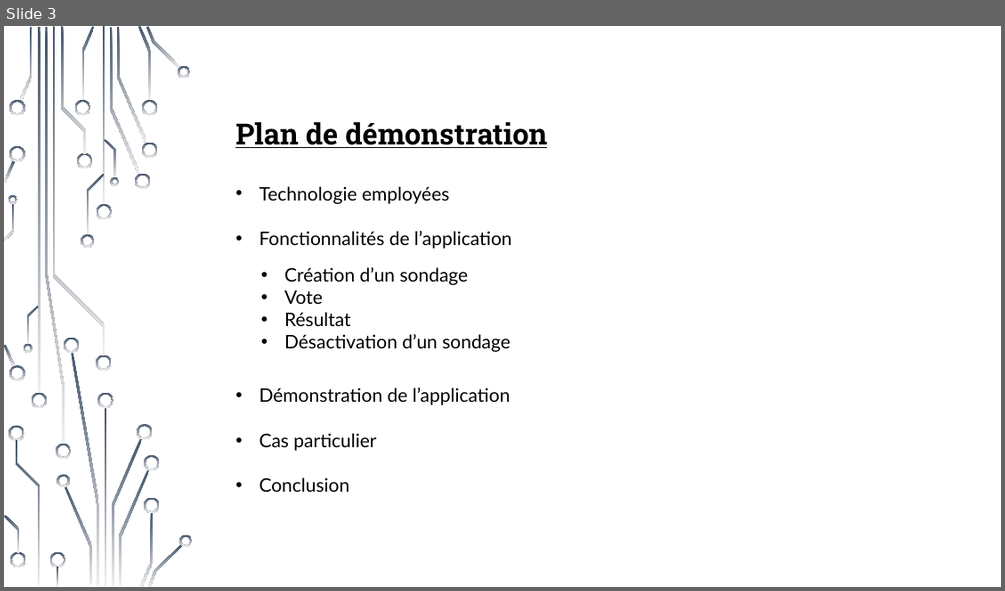
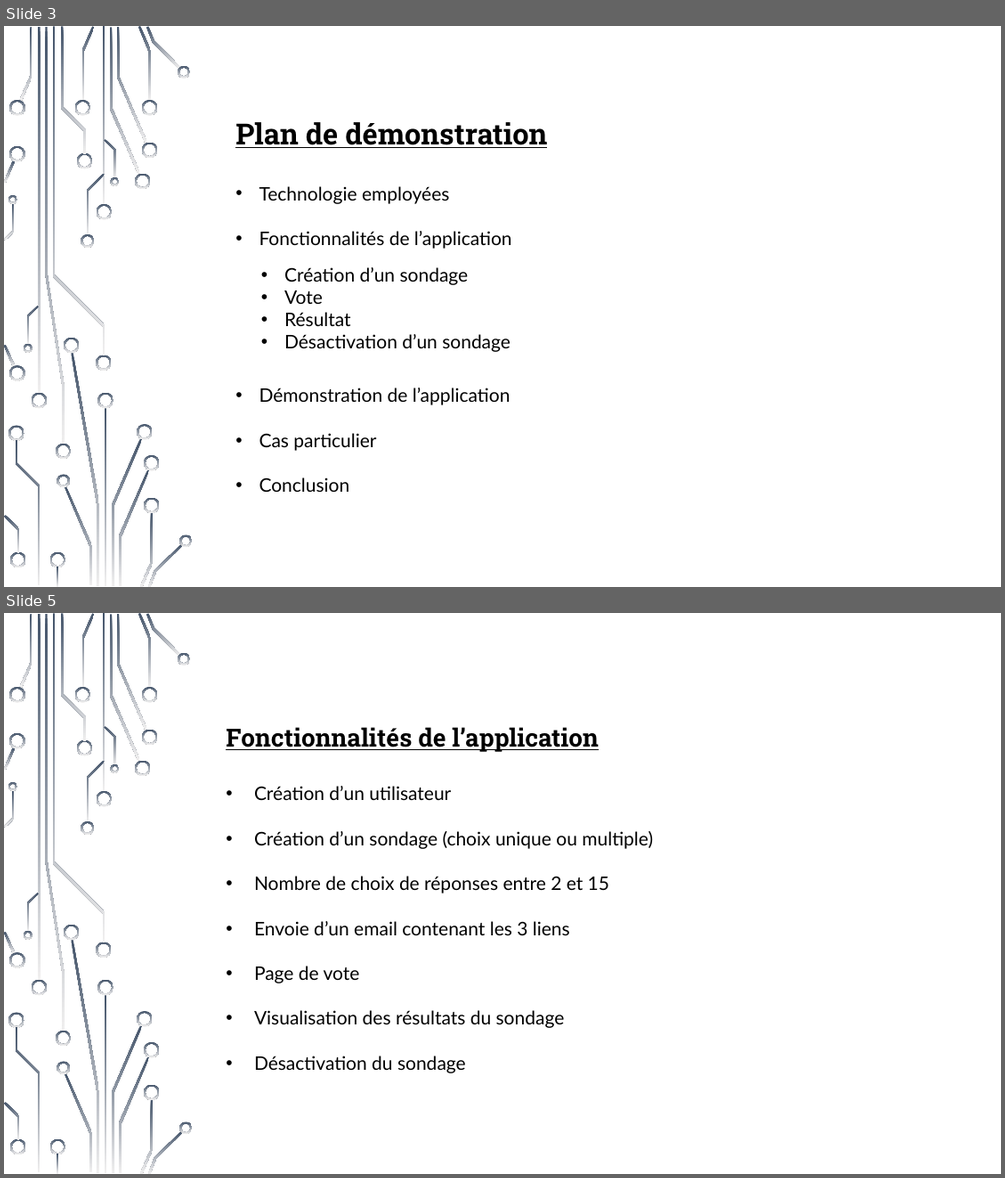
Before and after one commit to Holyz1988/PROJET1-ASP.NET, a slide deck: Présentation_demo_projet.pptx. Shown one above the other, each under a label of ours: slide 3 before the commit, slides 3 and 5 after it; the slides between them are not shown. The pictures are 1005x591 and 1005x1178 pixels, drawn with LibreOffice and Linux fonts; fonts in the diff are those of the drawing; background and template pictures are left out. Boxes give left, top, right and bottom in pixels: in the first picture for what was removed or moved away, otherwise in the second. Text is boxed around its words. In the diff, an @@ line names an element or a change of style, - is before the commit and + after.

```diff
--- a/Présentation_demo_projet.pptx
+++ b/Présentation_demo_projet.pptx
@@ slide 5 added at bbox=[4, 613, 1001, 1174], background picture (left out); not listed: 54 template elements that a slide beside it also shows @@
@@ text added at bbox=[226, 727, 653, 1073], 18 pt, text #000000 @@
+Fonctionnalités de l’application
+• Création d’un utilisateur
+• Création d’un sondage (choix unique ou multiple)
+• Nombre de choix de réponses entre 2 et 15
+• Envoie d’un email contenant les 3 liens
+• Page de vote
+• Visualisation des résultats du sondage
+• Désactivation du sondage
```
Also in this commit, not shown: 1 slide changed, 1 other slide added, 2 slides removed, 8 other files.
